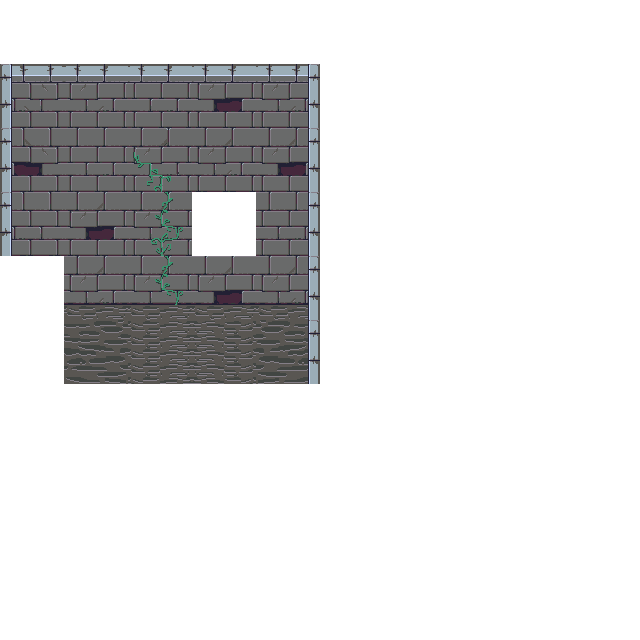
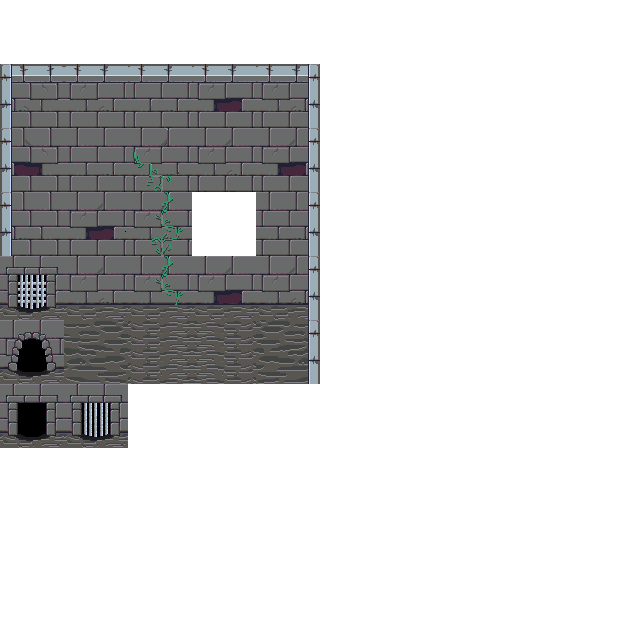
Two versions of the same layered image (640 × 640). Layer-by-layer changes:
painted on "Layer" over [0, 231, 128, 448]
